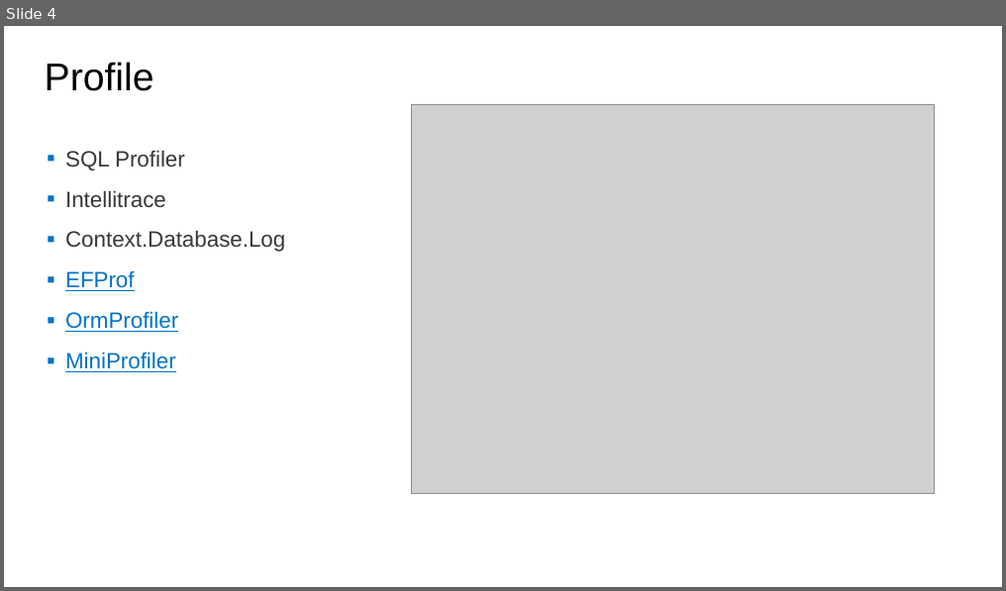
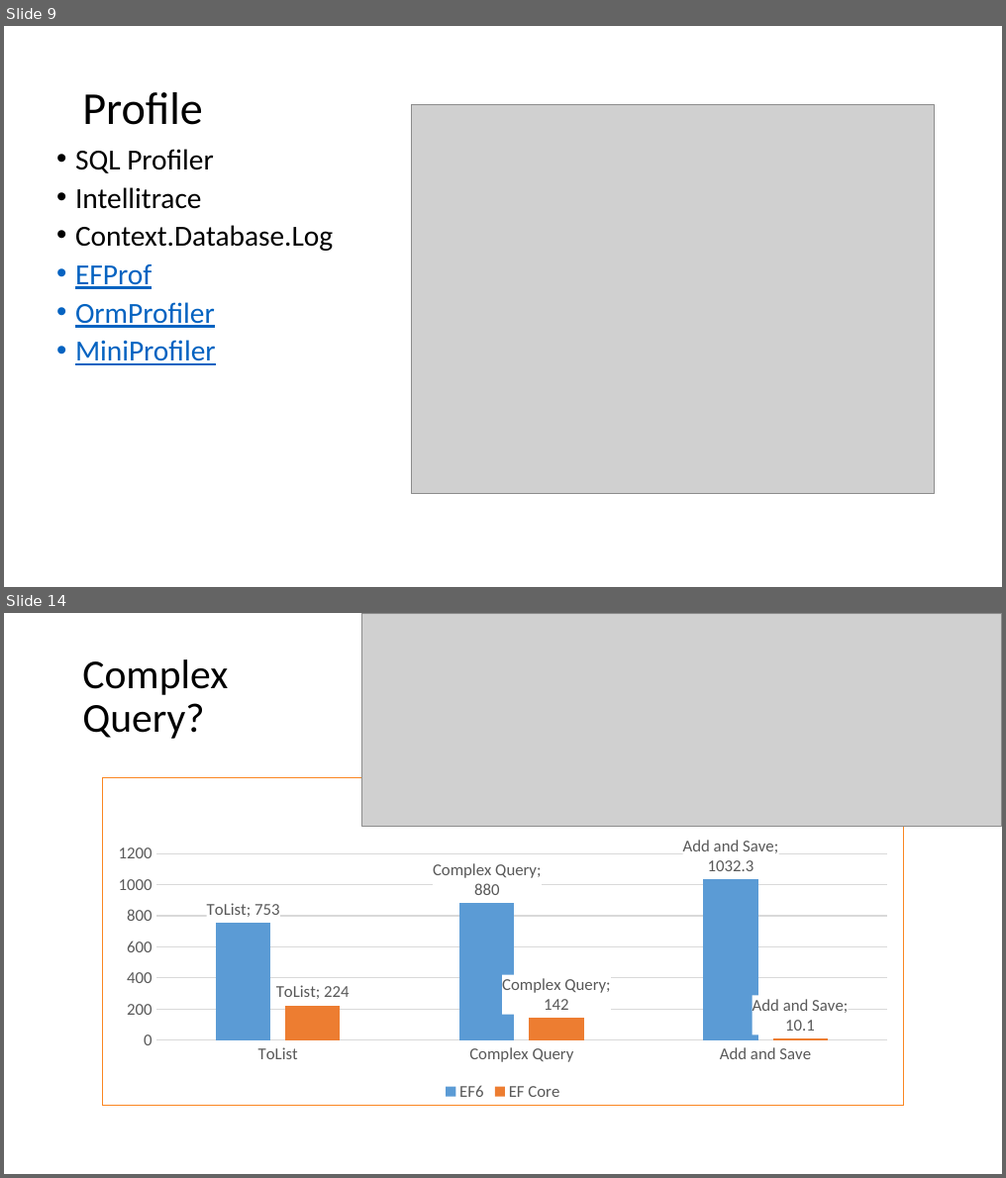
Before and after one commit to jwooley/RecipeWebApi, a slide deck: EFPerf.pptx. Shown one above the other, each under a label of ours: slide 4 before the commit, slides 9 and 14 after it; the slides between them are not shown. The pictures are 1006x591 and 1006x1178 pixels, drawn with LibreOffice and Linux fonts; fonts in the diff are those of the drawing; grey boxes stand for pictures. Boxes give left, top, right and bottom in pixels: in the first picture for what was removed or moved away, otherwise in the second. Text is boxed around its words. In the diff, an @@ line names an element or a change of style, - is before the commit and + after.

Commit message:
Adding EF Core parts to slide deck.

```diff
--- a/EFPerf.pptx
+++ b/EFPerf.pptx
@@ slide 14 added at [4,613,1002,1174], background #FFFFFF @@
@@ picture added at [361,613,1002,827] @@
@@ title added at [82,660,228,739], 29.7 pt, text #000000 @@
+Complex
+Query?
@@ column chart added at [103,777,903,1106] @@
+categories: ToList, Complex Query, Add and Save
+EF6: 753, 880, 1032.3
+EF Core: 224, 142, 10.1
@@ what was slide 4 is now slide 9 @@
@@ slide 9 changed as well @@
@@ title "Profile": place and size @@
-title "Profile" at [45,62,154,91]
+title "Profile" at [82,92,202,125]
@@ title "Profile" at [82,92,202,125]: size 28 to 33 pt, font Arial to Calibri; vertical alignment top to middle @@
@@ text "SQL Profiler" at [75,149,333,366]: size 16 to 21 pt, font Arial to Calibri; text colour #373737 to #000000 in "SQL Profiler", "Intellitrace", "Context.Database.Log"; text colour #0072C8 to #0563C1 in "EFProf", "OrmProfiler", "MiniProfiler"; bullet ▪ to •; line spacing 0.9 to 0.8; less space between paragraphs @@
```
Also in this commit, not shown: 13 other slides changed, 5 other slides added, 1 slide removed.
